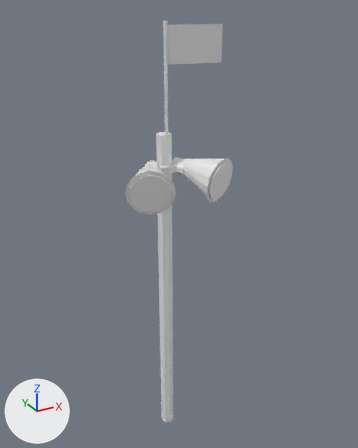
The glTF model godot/assets3d/props/range_loudspeaker.glb as it was, and as the next commit left it.
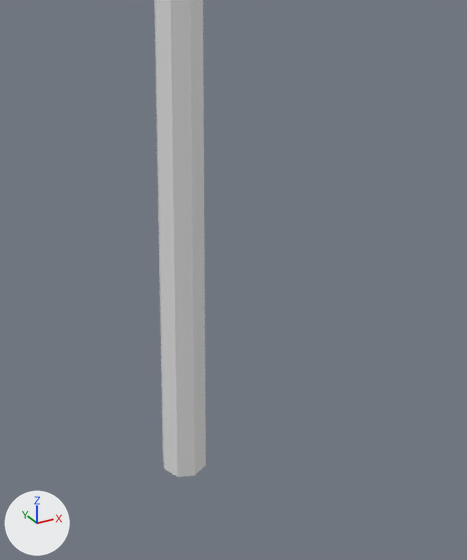
Old and new are each drawn whole from a 50 mm lens placed at (-1.92, -3.71, 4.2), pointed at (0.11, -0.03, 2.36) and again close up on the part from 32% to 69% of the width and 65% to 99% of the height. Every picture has the same lights, and +X, +Y and +Z are marked at lower left. The last two pictures show the newer version. Vertices at exactly the same position are counted once.

Script lines for the objects in view, before the commit:
```python
me_me_101 = bpy.data.meshes.new('me.101')
me_me_101.from_pydata(...)  # 212 vertices, 384 faces; spans x -0.51..0.51, y -0.44..0.12, z 0.0..4.1
ob_ob = bpy.data.objects.new('ob', me_me_101)
ob_ob.location = (0.0, 0.0, 0.0)
```
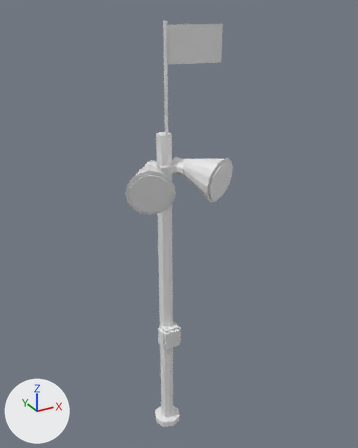
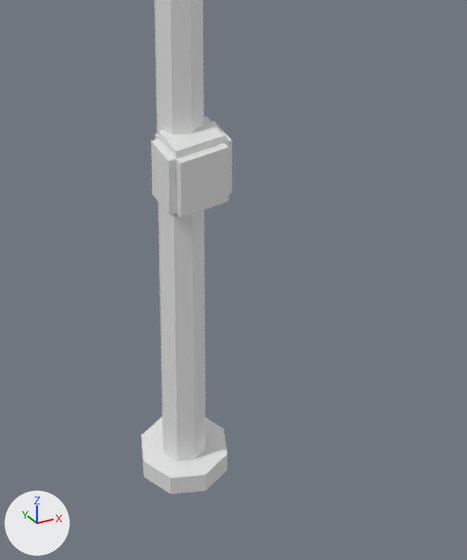
Where the change shows, as pixel boxes [x1, y1, x2, y2] in the close-ups (467 x 560 px):
'ob', reshaped: before [154, 0, 206, 477]; after [141, 0, 232, 494]
part 1 of me_me_101, added: after [141, 417, 227, 494]
part 2 of me_me_101, added: after [151, 116, 232, 219]

Edits to the bpy script that builds the scene:
```text
Change me_me_101:
    used by ob_ob; location = (0.0, 0.0, 0.0)
    remove me_me_101.from_pydata(...)  # 212 vertices, 384 faces; spans x -0.51..0.51, y -0.44..0.12, z 0.0..4.1
    add me_me_101.from_pydata(...)  # 260 vertices, 472 faces; spans x -0.51..0.51, y -0.44..0.19, z 0.0..4.1
    me_me_101 part 1: a new loose piece, an 8-sided cylinder along z spanning x -0.14..0.14, y -0.09..0.19, z 0.0..0.065
    me_me_101 part 2: a new loose piece of 32 vertices spanning x -0.1..0.1, y -0.1..0.06, z 1.03..1.26
```
